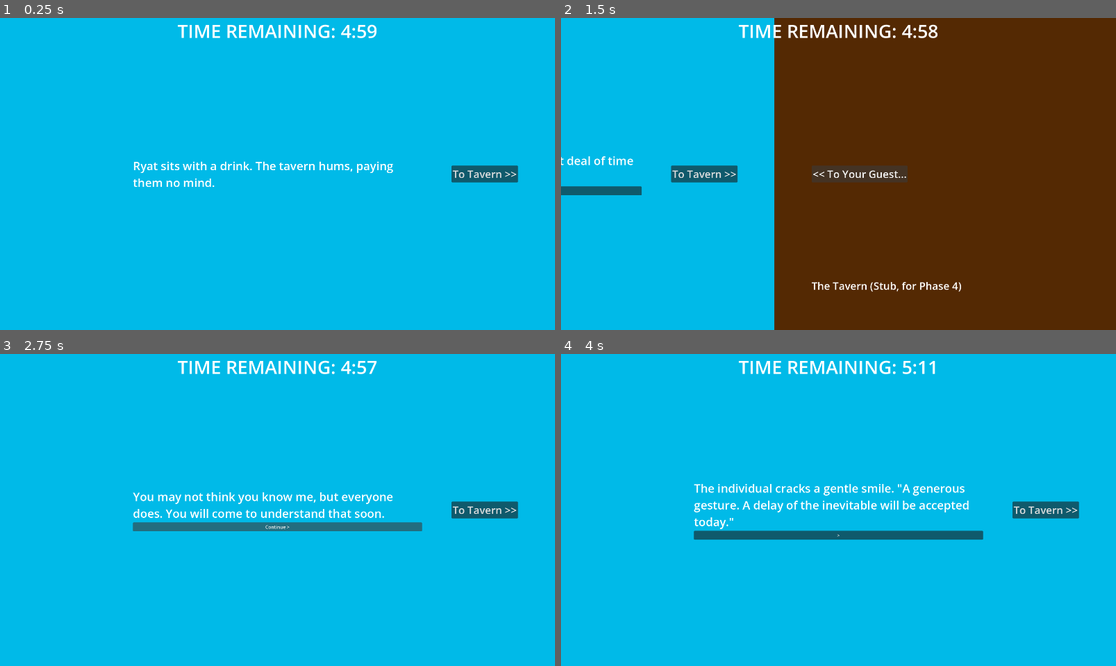
Above: before the commit, frames 1-4 (two rows, left to right).
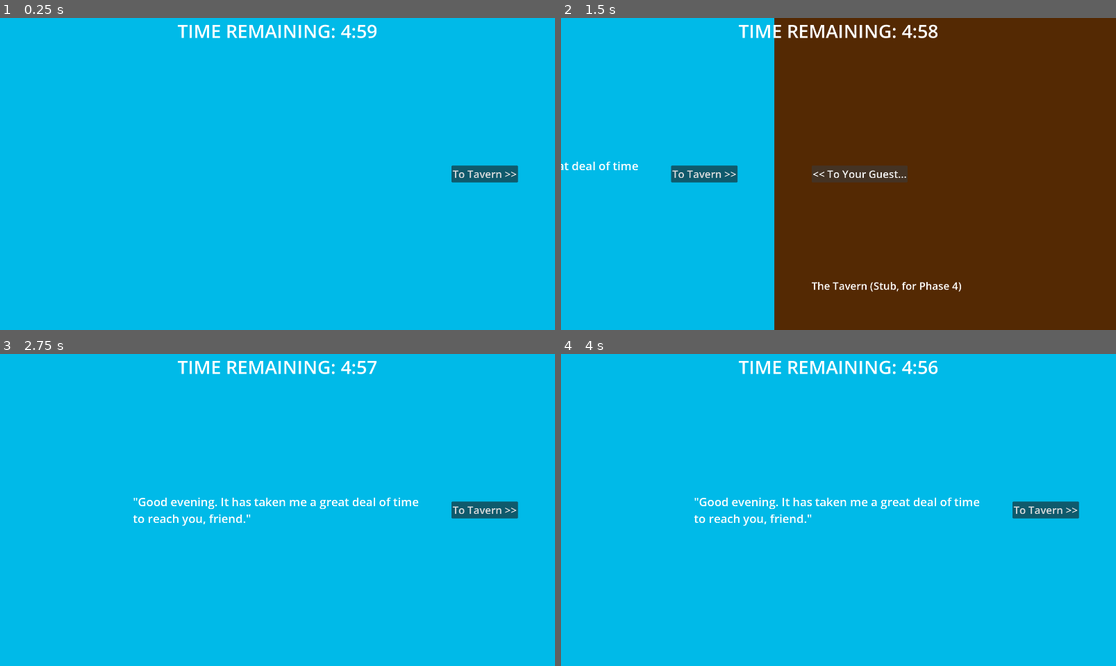
Above: after the commit, the same moments.

Repository: CMBadiuk/GMTK-26
Game: Godot game, scene res://scenes/main_scene.tscn
Two runs of this game, one before a commit and one after it. Both use one fixed random seed, a clock stepped at 60 frames per second and the inputs below.
Inputs (mouse positions are in pixels of both pictures, inside the frame that each line leads up to):
- Up to frame 1 (0.25 s): no input
- Up to frame 2 (1.5 s): click "To Tavern >>" at 0.5 s; click "<< To Your Guest..." at 1.25 s
- Up to frame 3 (2.75 s): click (277, 525) at 2 s, where only the run before the commit has a clickable "Continue >"
- Up to frame 4 (4 s): click (838, 525) at 2.75 s, where only the run before the commit has a clickable "Continue >"; click (838, 516) at 3.5 s, where only the run before the commit has a clickable "'First one's on the house. Al…"

The runs differ from the first frame. In frame 1, 0.7% of the frame differs, in the area x 24-71%, y 45-55%; in frame 2, 0.7%; in frame 3, 3.2%; in frame 4, 3.5%, in the area x 23-77%, y 2-60%.
Error after the commit: Invalid access to property or key 'pressed' on a base object of type 'null instance'. (res://scripts/dialogue_panel.gd:49)

Commit message:
Phase 3 almost complete

Diff:
--- a/global/game_state.gd
+++ b/global/game_state.gd
@@ -13,7 +13,7 @@
 var win_threshold := 3000.0 # Time in seconds required to get Death off your back. Needs to be tuned
 
 var coin := 0
-var stats := { "charisma": 1, "wit": 1, "heart": 1, "regret": 20}
+var stats := { "charm": 1, "wit": 1, "heart": 1, "regret": 20}
 
 # Called every frame. 'delta' is the elapsed time since the previous frame.
 func _process(delta: float) -> void:
--- /dev/null
+++ b/resources/dialogue_response.gd
@@ -0,0 +1,11 @@
+class_name DialogueResponse
+extends Resource
+
+@export var text: String					# The actual text written on the button, e.g. "[Heart] Tell the truth"
+@export var stat: String = ""				# Either "" | "charm" | "wit" | "heart"
+@export var difficulty: int = 0				# Think of it as DC in D&D
+@export var time_reward: float = 15.0
+@export var regret_delta: float = 0.0		# Should be negative, which is a regret confronted (Hard = -4)
+@export var backstory_id: String = ""		# Optional hook for Phase 6 end-cards
+@export var success_blocks: Array[String]	# Ryat's reaction and any other lines drawn on success (multi-line beat)
+@export var fail_blocks: Array[String]		# Ryat's reaction and any other lines drawn on failure
--- /dev/null
+++ b/resources/dialogue_section.gd
@@ -0,0 +1,6 @@
+## One dialogue encounter: Ryat's lead-in blocks, then a tiered set of options
+class_name DialogueSection
+extends Resource
+
+@export var ryat_blocks: Array[String]			## Shown one at a time. Responses reveal on the last
+@export var responses: Array[DialogueResponse]	## Authored easiest -> hardest (Safe/No stat, Charm, Wit, Heart
--- /dev/null
+++ b/resources/sections/section_01_arrival.tres
@@ -0,0 +1,36 @@
+[gd_resource type="Resource" script_class="DialogueSection" format=3 uid="uid://doirdk6c31h73"]
+
+[ext_resource type="Script" uid="uid://b2hfg3suqs6q8" path="res://resources/dialogue_response.gd" id="1_u3xqu"]
+[ext_resource type="Script" uid="uid://df04r43nwrjxo" path="res://resources/dialogue_section.gd" id="1_udf2x"]
+
+[sub_resource type="Resource" id="Resource_rfgki"]
+script = ExtResource("1_u3xqu")
+text = "\"First one's on the house. Always is.\""
+success_blocks = Array[String](["The individual cracks a gentle smile.", "\"A generous gesture. A delay of the inevitable will be accepted today.\""])
+metadata/_custom_type_script = "uid://b2hfg3suqs6q8"
+
+[sub_resource type="Resource" id="Resource_5ihvl"]
+script = ExtResource("1_u3xqu")
+text = "[Charm] \"If a drink is all you want, stranger, I have plenty. But don't you think a story would be nice?\""
+stat = "charm"
+difficulty = 8
+time_reward = 60.0
+success_blocks = Array[String](["\"I suppose a story wouldn't hurt. Go ahead.\""])
+fail_blocks = Array[String](["A frown crosses the person's face - not one of annoyance, but of resignation.", "\"Stories may be nice, but it would take too much time now.\""])
+metadata/_custom_type_script = "uid://b2hfg3suqs6q8"
+
+[sub_resource type="Resource" id="Resource_ytdbo"]
+script = ExtResource("1_u3xqu")
+text = "[Wit] Something smart and witty"
+stat = "wit"
+difficulty = 12
+time_reward = 150.0
+success_blocks = Array[String](["Ryat success action/phrase 1", "Ryat success action/phrase 2"])
+fail_blocks = Array[String](["Ryat failure action/phrase 1", "Ryat failure action/phrase 2"])
+metadata/_custom_type_script = "uid://b2hfg3suqs6q8"
+
+[resource]
+script = ExtResource("1_udf2x")
+ryat_blocks = Array[String](["\"Good evening. It has taken me a great deal of time to reach you, friend.\"", "\"You may not think you know me, but everyone does. You will come to understand that soon.\"", "\"For now, I would like a drink. It has been... some time, since I have indulged in a drink.\""])
+responses = Array[ExtResource("1_u3xqu")]([SubResource("Resource_rfgki"), SubResource("Resource_5ihvl"), SubResource("Resource_ytdbo"), null])
+metadata/_custom_type_script = "uid://df04r43nwrjxo"
--- a/scenes/dialogue_panel.tscn
+++ b/scenes/dialogue_panel.tscn
@@ -53,7 +53,3 @@
 
 [node name="ResponseVBox" type="VBoxContainer" parent="VBox" unique_id=728849270]
 layout_mode = 2
-
-[node name="Continue" type="Button" parent="VBox" unique_id=1271585651]
-layout_mode = 2
-text = "Continue >"
--- a/scenes/main_scene.tscn
+++ b/scenes/main_scene.tscn
@@ -3,10 +3,13 @@
 [ext_resource type="Script" uid="uid://b8fajc2hjpb4a" path="res://scripts/main_scene.gd" id="1_pw63i"]
 [ext_resource type="Script" uid="uid://c02d8yvfcjkuy" path="res://scripts/countdown_label.gd" id="1_w2twt"]
 [ext_resource type="PackedScene" uid="uid://bow2saq4gooxg" path="res://scenes/dialogue_panel.tscn" id="2_pu3yx"]
+[ext_resource type="Script" uid="uid://df04r43nwrjxo" path="res://resources/dialogue_section.gd" id="2_rt2n2"]
+[ext_resource type="Resource" uid="uid://doirdk6c31h73" path="res://resources/sections/section_01_arrival.tres" id="3_c16ls"]
 [ext_resource type="PackedScene" uid="uid://bni13xy0yi41k" path="res://scenes/tavern_panel.tscn" id="3_gubc5"]
 
 [node name="MainScene" type="Node2D" unique_id=452429265]
 script = ExtResource("1_pw63i")
+sections = Array[ExtResource("2_rt2n2")]([ExtResource("3_c16ls")])
 
 [node name="World" type="Control" parent="." unique_id=25656853]
 layout_mode = 3
--- a/scripts/dialogue_panel.gd
+++ b/scripts/dialogue_panel.gd
@@ -19,40 +19,45 @@
 # Responses are authored in the order of easiest at the top, hardest at the
 # bottom. For now, they all succeed always. time_reward values are based on the
 # outlines in BALANCE.md
-var _section := {
-	"ryat_blocks": [
-		"Good evening. It has taken me a great deal of time to reach you, my friend.",
-		"You may not think you know me, but everyone does. You will come to understand that soon.",
-		"For now, I would like a drink. It has been... some time, since I have indulged in a drink."
-	],
-	"responses": [
-		{ "text": "\"First one's on the house. Always is.\"",
-		"time_reward": 15.0,
-		"result": "The individual cracks a gentle smile. \"A generous gesture. A delay of the inevitable will be accepted today.\"" },
-		{ "text": "\"If you'd like a drink, I can give you one. But I have stories to offer too, stranger.\"",
-		"time_reward": 60.0,
-		"result": "\"... Maybe a story would be enjoyable. Go ahead.\"" },
-		{ "text": "\"You look like you haven't sat down in years, friend. Stay a while, rest yourself.\"",
-		"time_reward": 150.0,
-		"result": "The individual goes quiet for a moment. \"... It has been a long time. Longer than you would believe.\"" }
-	]
-}
+#var _section := {
+	#"ryat_blocks": [
+		#"Good evening. It has taken me a great deal of time to reach you, my friend.",
+		#"You may not think you know me, but everyone does. You will come to understand that soon.",
+		#"For now, I would like a drink. It has been... some time, since I have indulged in a drink."
+	#],
+	#"responses": [
+		#{ "text": "\"First one's on the house. Always is.\"",
+		#"time_reward": 15.0,
+		#"result": "The individual cracks a gentle smile. \"A generous gesture. A delay of the inevitable will be accepted today.\"" },
+		#{ "text": "\"If you'd like a drink, I can give you one. But I have stories to offer too, stranger.\"",
+		#"time_reward": 60.0,
+		#"result": "\"... Maybe a story would be enjoyable. Go ahead.\"" },
+		#{ "text": "\"You look like you haven't sat down in years, friend. Stay a while, rest yourself.\"",
+		#"time_reward": 150.0,
+		#"result": "The individual goes quiet for a moment. \"... It has been a long time. Longer than you would believe.\"" }
+	#]
+#}
 
 var _state := IDLE
+var _section: DialogueSection
 var _block_i := 0
+
+var _result_blocks: Array[String] = []
+var _result_i := 0
 
 func _ready() -> void:
 	_continue.pressed.connect(on_advance)
 	_reset_ui()
 
-func start_section() -> void:
+func start_section(section: DialogueSection) -> void:
+	_section = section
 	_block_i = 0
 	_clear_responses()
 	section_started.emit()
 	_show_current_block()
 
 func _show_current_block() -> void:
-	var blocks: Array = _section["ryat_blocks"]
+	var blocks := _section.ryat_blocks
 	_ryat_text.text = blocks[_block_i]
 	if _block_i == blocks.size() -1:
 		_reveal_responses()
@@ -74,22 +79,54 @@
 
 func _reveal_responses() -> void:
 	_clear_responses()
-	for res in _section["responses"]:
+	for res in _section.responses:
 		var b := Button.new()
-		b.text = "%s   (+%ds)" % [res["text"], int(res["time_reward"])]
+		b.text = _response_label(res)
 		b.pressed.connect(_on_response_chosen.bind(res))
 		_responses.add_child(b)
 	_responses.show()
 
-func _on_response_chosen(res: Dictionary) -> void:
+func _response_label(res: DialogueResponse) -> String:
+	if res.stat == "":
+		return "%s    (Safe | +%ds)" % [res.text, int(res.time_reward)]
+	var pct := int(round(success_chance(res) * 100.0))
+	return "%s    (%d%% | +%ds)" % [res.text, pct, int(res.time_reward)]
+
+func _on_response_chosen(res: DialogueResponse) -> void:
 	if _state != AWAITING_CHOICE:
 		return
 	_hide_responses()
-	GameState.add_time(res["time_reward"])
+	var success := _roll_check(res)
+	if success:
+		GameState.add_time(res.time_reward)
+		if res.regret_delta != 0.0:
+			GameState.bump_stat("regret", res.regret_delta)
 	_ryat_text.text = res["result"]
 	_continue.text = ">"
 	_continue.show()
 	_state = SHOWING_RESULT
+
+func _show_result_block() -> void:
+	if _result_blocks.is_empty():
+		_finish_section()
+		return
+	_ryat_text.text = _result_blocks[_result_i]
+	_continue.text = ">" if _result_i < _result_blocks.size() - 1 else "Finish"
+	_continue.show()
+
+# Math for ability checks
+func _roll_check(res: DialogueResponse) -> float:
+	if res.stat == "":
+		return true
+	var roll := randi_range(1, 20) + int(GameState.stats[res.stat])
+	return roll >= res.difficulty
+
+# For properly writing the UI percentage - clamp(0.05, 0.95) so it never reads a fake 0/100
+func success_chance(res: DialogueResponse) -> float:
+	if res.stat == "":
+		return 1.0
+	var need := res.difficulty - int(GameState.stats[res.stat])
+	return clamp(float(21 - need) / 20.0, 0.05, 0.95)
 
 func _finish_section() -> void:
 	_state = IDLE
--- a/scripts/main_scene.gd
+++ b/scripts/main_scene.gd
@@ -18,6 +18,9 @@
 var _facing := "dialogue"
 var _turn_tween: Tween
 var _ending_shown := false
+
+@export var sections: Array[DialogueSection] = []
+var _section_i := 0
 
 func _ready() -> void:
 	GameState.game_over.connect(_on_game_over)
@@ -46,12 +49,16 @@
 		_nudge.hide()
 
 func _fire_section() -> void:
-	_dialogue.start_section()
+	if _section_i >= sections.size():
+		return
+	_dialogue.start_section(sections[_section_i])
+	_section_i += 1
 	if _facing != "dialogue":
 		_nudge.show()
 
 func _on_section_finished() -> void:
-	_section_timer.start(SECTION_CADENCE)
+	if _section_i < sections.size():
+		_section_timer.start(SECTION_CADENCE)
 
 func _on_game_over(reason: String) -> void:
 	if _ending_shown:
Not shown, added: resources/dialogue_response.gd.uid
Not shown, added: resources/dialogue_section.gd.uid
